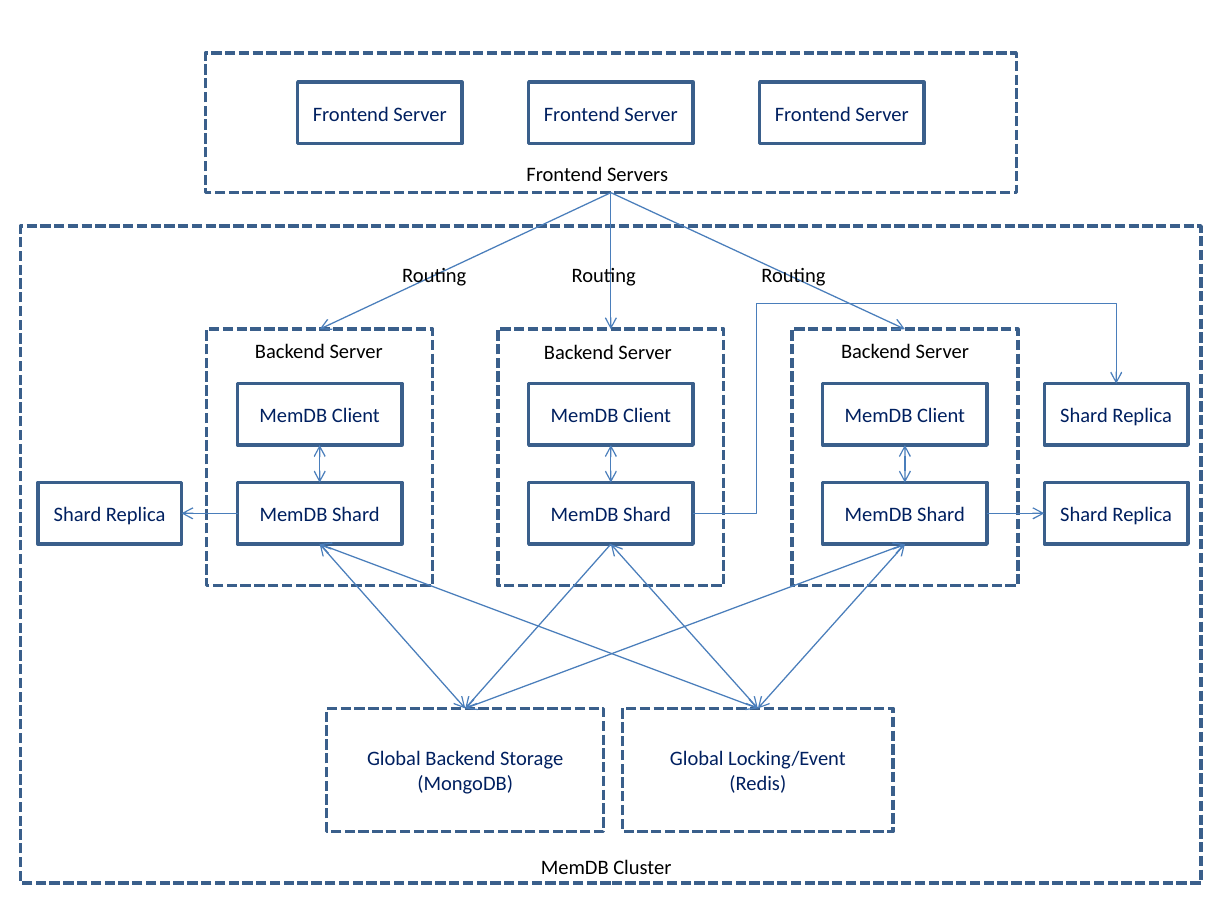
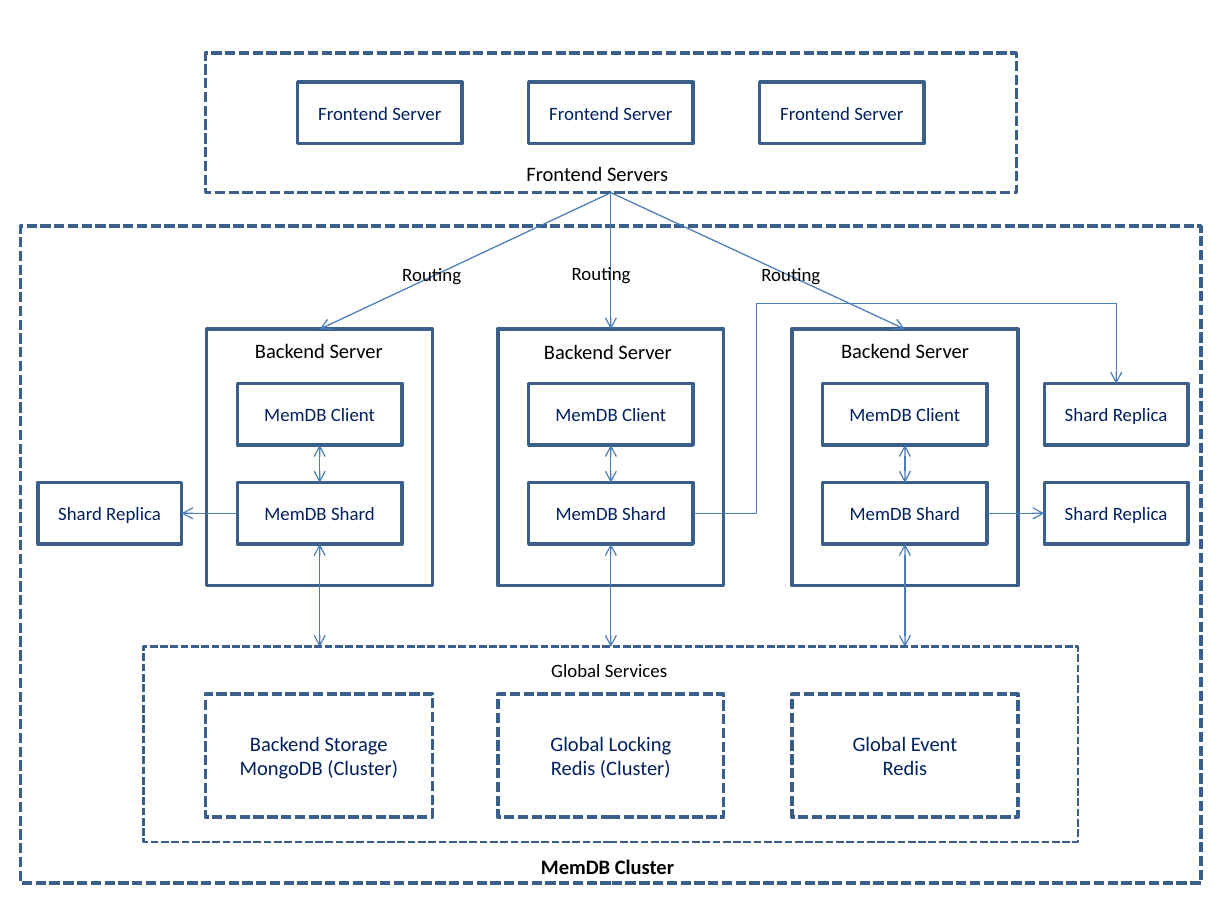
Before and after one commit to rain1017/memdb, a slide deck: slide 1 of doc/diagrams.pptx. Drawn at 1232x924 pixels with LibreOffice and Linux fonts; fonts in the diff are those of the drawing. Boxes give left, top, right and bottom in pixels: in the first picture for what was removed or moved away, otherwise in the second. Text is boxed around its words. In the diff, an @@ line names an element or a change of style, - is before the commit and + after.

```diff
--- a/doc/diagrams.pptx
+++ b/doc/diagrams.pptx
@@ size 12 to 11 pt in 15 elements at <box>529,83,692,144</box>, <box>298,83,462,144</box>, <box>760,83,924,144</box>, <box>238,383,402,445</box>, <box>238,483,402,545</box>, <box>38,483,182,545</box>, <box>529,383,692,445</box>, <box>529,483,692,545</box>, <box>823,383,987,445</box>, <box>823,483,987,545</box>, <box>1045,383,1189,445</box>, <box>1045,483,1189,545</box>, <box>402,265,461,286</box>, <box>572,265,631,286</box>, <box>761,265,820,286</box> @@
@@ outline #3A5F8C 2 pt dashed to #3A5F8C 2 pt in 3 elements at <box>207,329,432,585</box>, <box>498,329,723,585</box>, <box>792,329,1018,585</box> @@
@@ double arrow moved from (320, 545) - (758, 708) to (320, 545) - (320, 647) @@
@@ double arrow removed from (320, 545) to (466, 708) @@
@@ arrow removed from (611, 545) to (466, 708) @@
@@ double arrow removed from (904, 545) to (466, 708) @@
@@ double arrow moved from (611, 545) - (758, 708) to (611, 545) - (611, 647) @@
@@ double arrow moved from (758, 708) - (904, 545) to (904, 647) - (904, 545) @@
@@ rectangle added at <box>144,647,1078,841</box>, outline #3A5F8C 1.5 pt dashed @@
@@ text added at <box>551,664,667,677</box>, 11 pt, text #000000 @@
+Global Services
@@ rectangle "Backend Storage": place and size @@
-rectangle "Backend Storage" at <box>326,708,604,832</box>
+rectangle "Backend Storage" at <box>206,694,432,817</box>
@@ rectangle "Global Locking": place and size @@
-rectangle "Global Locking" at <box>622,708,892,832</box>
+rectangle "Global Locking" at <box>498,694,723,817</box>
@@ rectangle added at <box>792,694,1018,817</box>, outline #3A5F8C 2 pt dashed, 12 pt, text #002060 @@
+Global Event
+Redis
@@ text in rectangle at <box>240,736,398,779</box>: text changed @@
-Global Backend Storage
-(MongoDB)
+Backend Storage
+MongoDB (Cluster)
@@ text in rectangle at <box>550,736,672,778</box>: text changed @@
-Global Locking/Event
-(Redis)
+Global Locking
+Redis (Cluster)
@@ text "MemDB Cluster" at <box>541,859,674,874</box>: bold on @@
```
Also in this commit, not shown: 2 other files.
